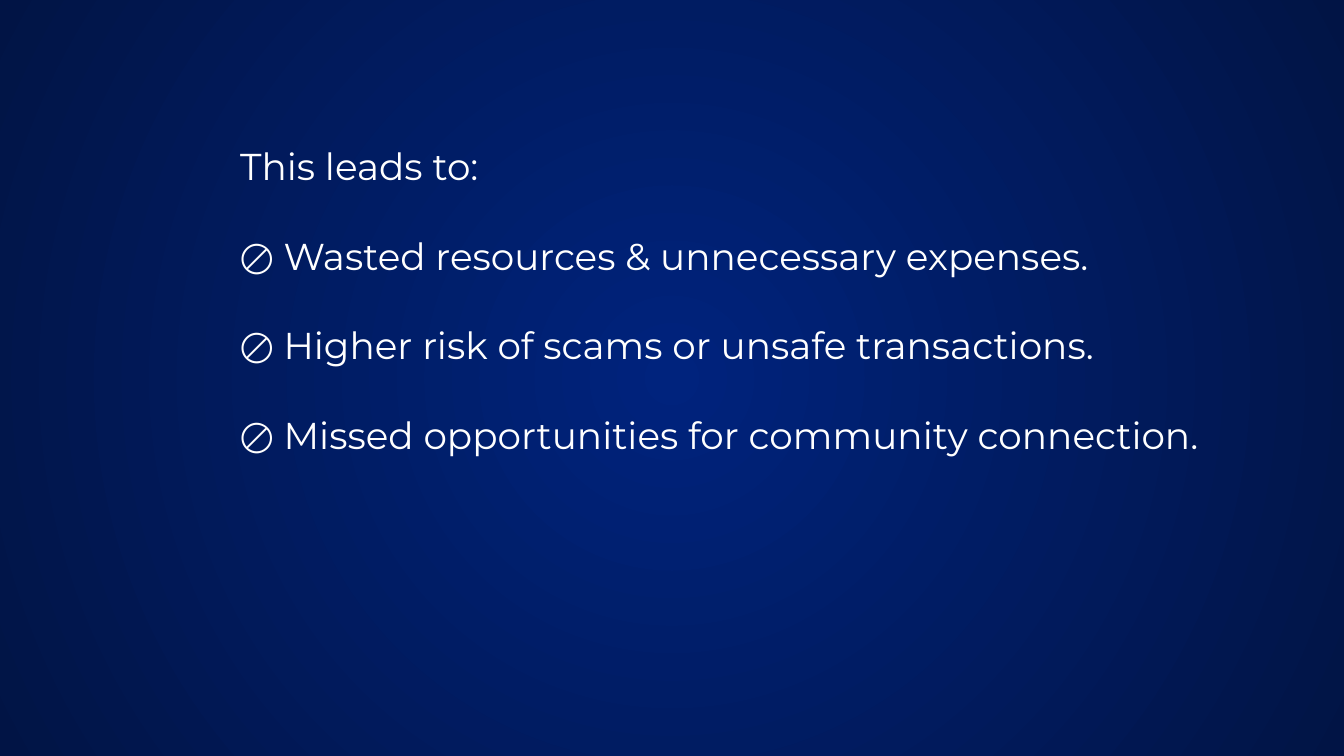
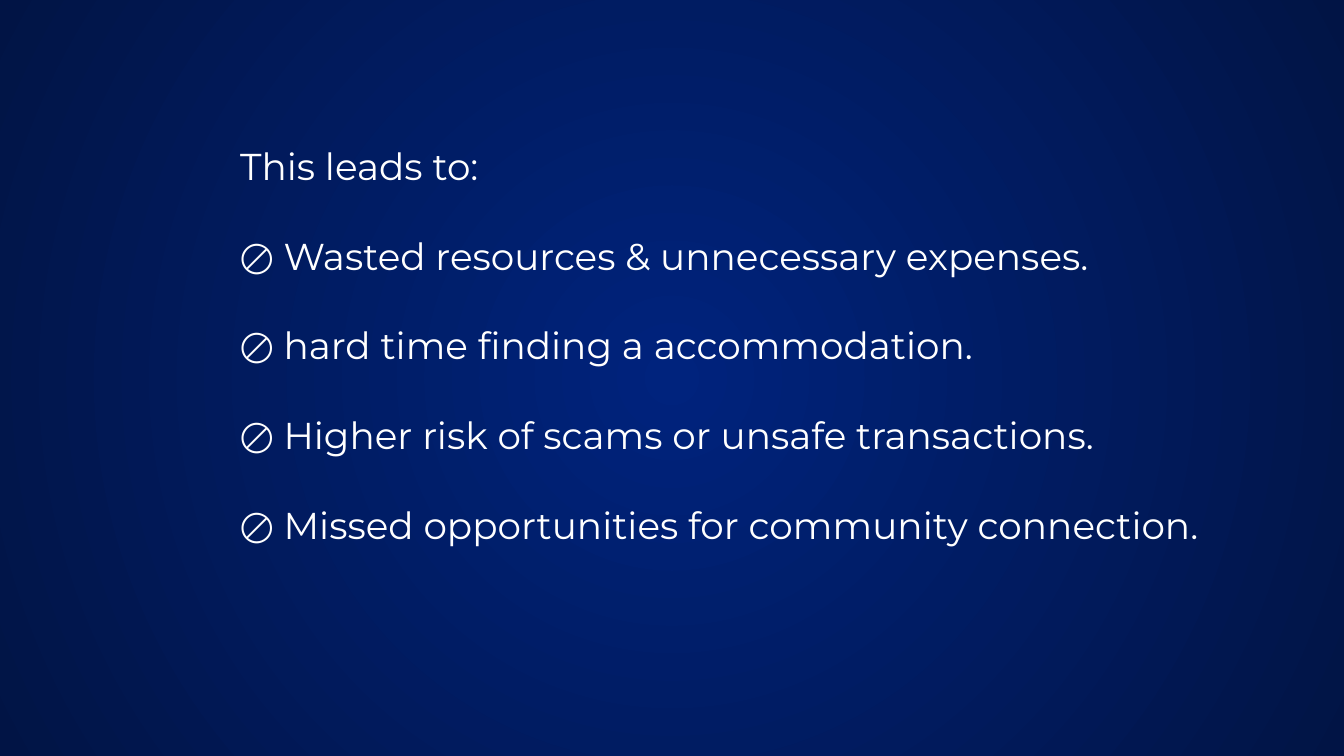
Before and after one commit to showrab09/LSUS_CONNECT, a slide deck: slide 3 of project_proposal.pptx. Drawn at 1344x756 pixels with LibreOffice and Linux fonts; fonts in the diff are those of the drawing; background and template pictures are left out. Boxes give left, top, right and bottom in pixels: in the first picture for what was removed or moved away, otherwise in the second. Text is boxed around its words. In the diff, an @@ line names an element or a change of style, - is before the commit and + after.

Commit message:
presentation updated

```diff
--- a/project_proposal.pptx
+++ b/project_proposal.pptx
@@ text at (x1=284, y1=331, x2=973, y2=367): paragraph added @@
+🚫 hard time finding a accommodation.
```
Also in this commit, not shown: 1 other slide changed, 2 slides added, 13 slides removed.
